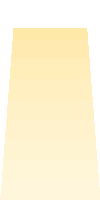
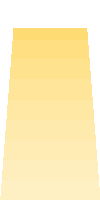
Layer changes from the first 100×200 image to the second:
"lights": opacity 64% → 87% over [0, 28, 100, 200]
